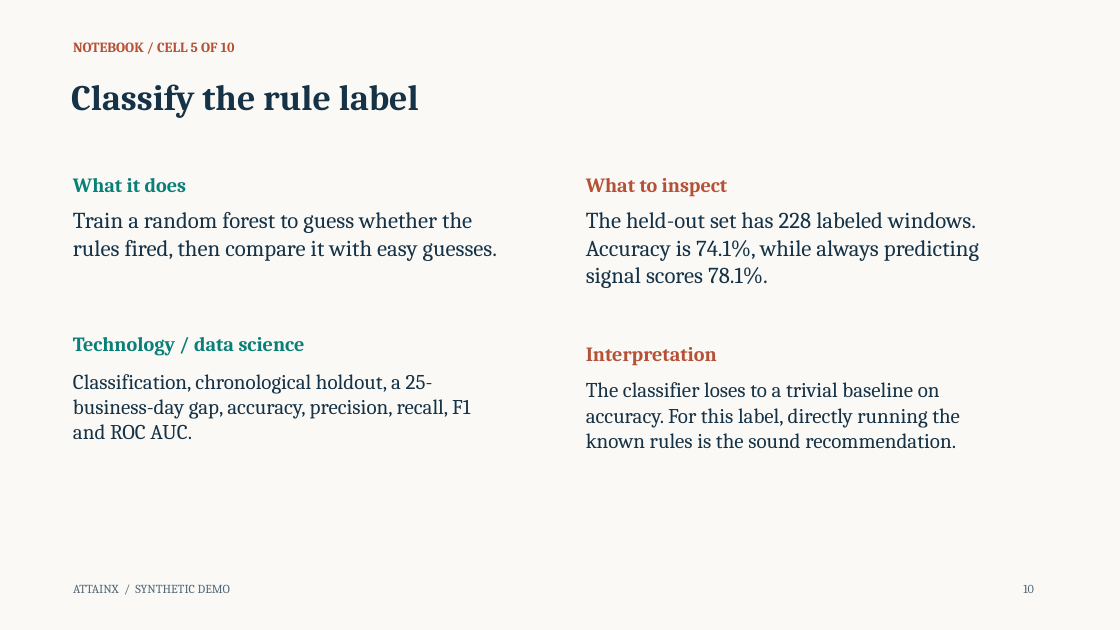
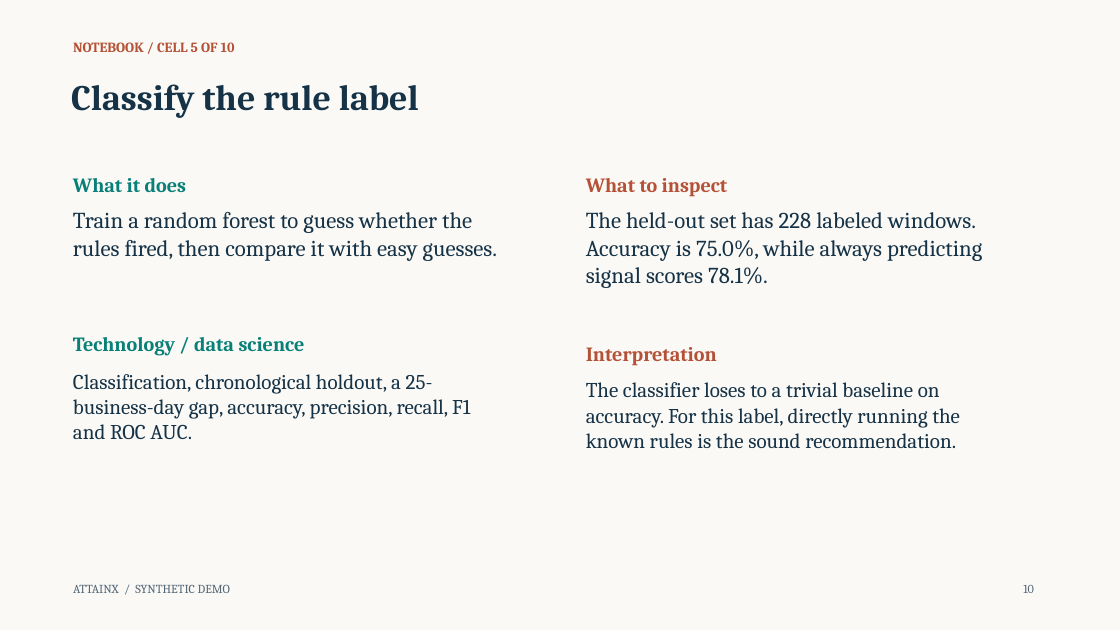
Before and after one commit to 0xpvtrickbateman/SPC-ML-Demo, a slide deck: slide 10 of docs/SPC_ML_Demo_Walkthrough_Ready.pptx. Drawn at 1120x630 pixels with LibreOffice and Linux fonts; fonts in the diff are those of the drawing. Boxes give left, top, right and bottom in pixels: in the first picture for what was removed or moved away, otherwise in the second. Text is boxed around its words. In the diff, an @@ line names an element or a change of style, - is before the commit and + after.

```diff
--- a/docs/SPC_ML_Demo_Walkthrough_Ready.pptx
+++ b/docs/SPC_ML_Demo_Walkthrough_Ready.pptx
@@ text at (586, 212, 982, 288): text changed @@
-The held-out set has 228 labeled windows. Accuracy is 74.1%, while always predicting signal scores 78.1%.
+The held-out set has 228 labeled windows. Accuracy is 75.0%, while always predicting signal scores 78.1%.
```
Also in this commit, not shown: 4 other slides changed, 6 other files.
